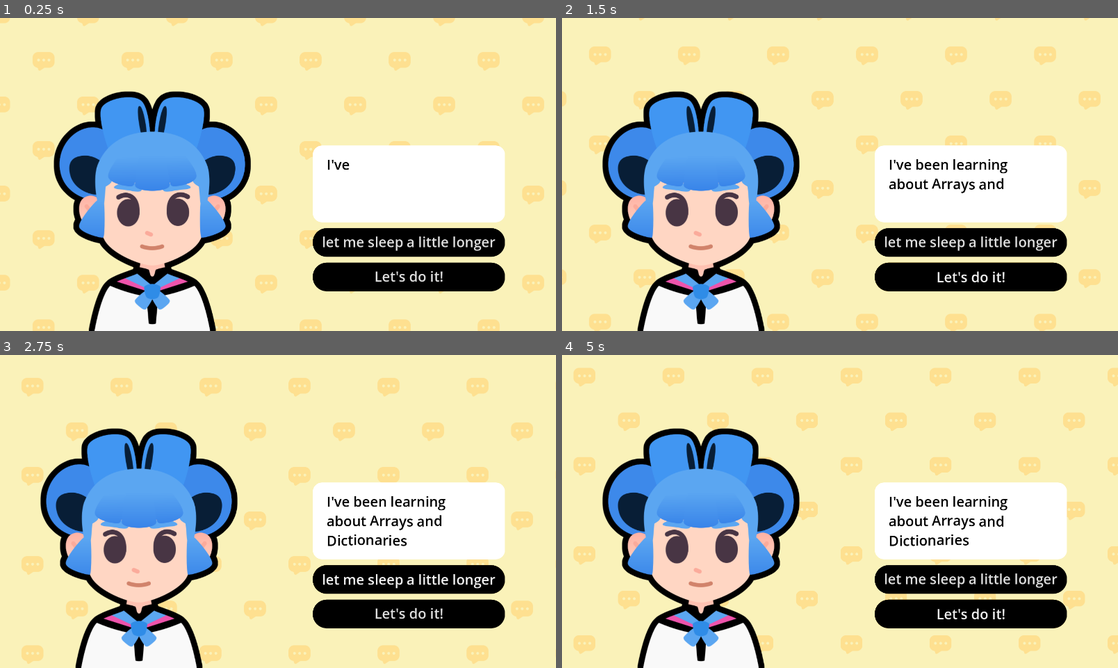
Above: before the commit, frames 1-4 (two rows, left to right).
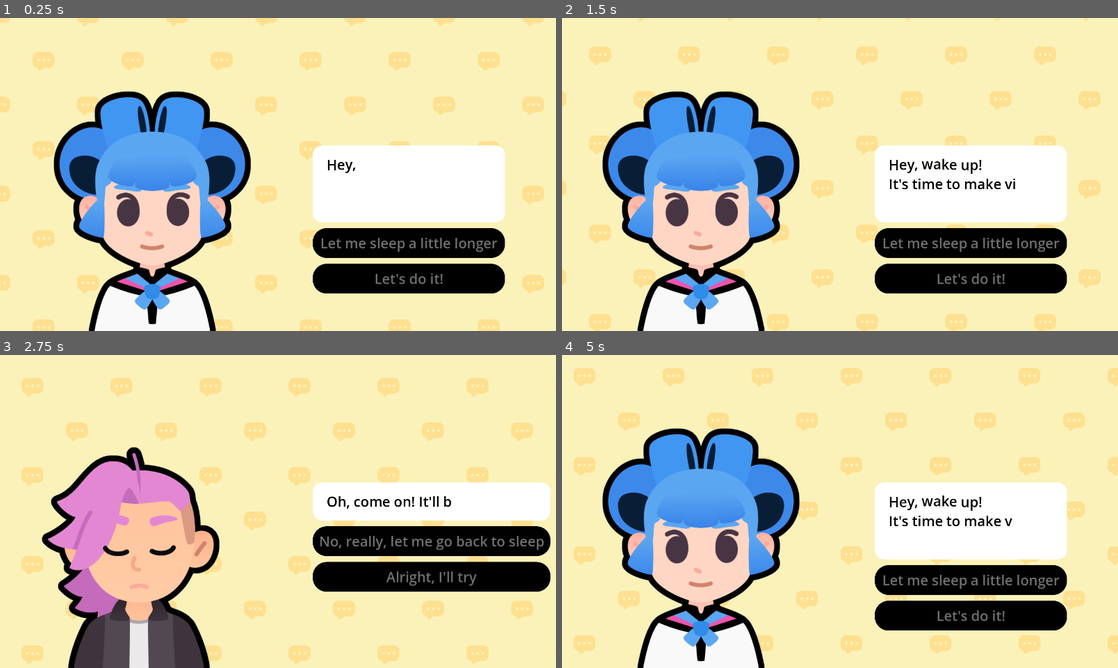
Above: after the commit, the same moments.

Repository: bryanmejiapalma/m8-starting-the-dialogue
Game: Godot game, scene res://lessons/dialogue.tscn
Same seed, same stepped clock (60 frames per second), same inputs: the game is played once before the commit and once after it. Sound files missing from this copy of the repository are replaced by a short silence.
Inputs (mouse positions are in pixels of both pictures, inside the frame that each line leads up to):
- Up to frame 1 (0.25 s): no input
- Up to frame 2 (1.5 s): click (973, 243) at 0.5 s, where only the run before the commit has a clickable "let me sleep a little longer"; click (973, 277) at 1.25 s, where only the run before the commit has a clickable "Let's do it!"
- Up to frame 3 (2.75 s): click (411, 580) at 2 s, where only the run after the commit has a clickable "Let me sleep a little longer"
- Up to frame 4 (5 s): click (973, 580) at 2.75 s, where only the run before the commit has a clickable "let me sleep a little longer"; click (995, 539) at 3.5 s, where only the run after the commit has a clickable "No, really, let me go back to…"; click (973, 614) at 4.25 s, where only the run before the commit has a clickable "Let's do it!"

The runs differ from the first frame. In frame 1, 1.6% of the frame differs, in the area x 56-91%, y 45-88%; in frame 2, 2.3%; in frame 3, 31%, in the area x 7-99%, y 23-100%; in frame 4, 2.6%.

Commit message:
M8L4(Finsihed)

Diff:
--- a/lessons/dialogue.gd
+++ b/lessons/dialogue.gd
@@ -11,50 +11,47 @@
 	"pink": preload ("res://assets/pink.png")
 }
 
-## An array of dictionaries. Each dictionary has three properties:
+## An array of dictionaries. Each dictionary has four properties:
 ## - expression: a [code]Texture[/code] containing an expression
 ## - text: a [code]String[/code] containing the text the character says
-## - character: a [code]Texture[/code] representing the character
+## - character: a [code]Texture[/code] representing the character, that we extract from the [code]bodies[/code] dictionary
+## - choices: a [code]dictionary[/code] with [code]String[/code] keys and [code]int[/code] values
 var dialogue_items: Array[Dictionary] = [
 	{
 		"expression": expressions["regular"],
-		"text": "I've been learning about [wave]Arrays and Dictionaries[/wave]",
-		"character": bodies["sophia"]
+		"text": "[wave]Hey, wake up![/wave]\nIt's time to make video games.",
+		"character": bodies["sophia"],
+		"choices": {
+			"Let me sleep a little longer": 2,
+			"Let's do it!": 1,
+		},
 	},
 	{
-		"expression": expressions["regular"],
-		"text": "How has it been going?",
-		"character": bodies["pink"]
+		"expression": expressions["happy"],
+		"text": "Great! Your first task will be to write a [b]dialogue tree[/b].",
+		"character": bodies["sophia"],
+		"choices": {
+			"I will do my best": 3,
+			"No, let me go back to sleep": 2,
+		},
 	},
 	{
 		"expression": expressions["sad"],
-		"text": "... Well... it is a little bit [shake]complicated[/shake]!",
-		"character": bodies["sophia"]
-	},
-	{
-		"expression": expressions["sad"],
-		"text": "Oh!",
-		"character": bodies["pink"]
-	},
-	{
-		"expression": expressions["regular"],
-		"text": "I believe in you!",
-		"character": bodies["pink"]
+		"text": "Oh, come on! It'll be fun.",
+		"character": bodies["pink"],
+		"choices": {
+			"No, really, let me go back to sleep": 0,
+			"Alright, I'll try": 1,
+		},
 	},
 	{
 		"expression": expressions["happy"],
-		"text": "If you stick to it, you'll eventually make it!",
-		"character": bodies["pink"]
+		"text": "That's the spirit! [wave]You can do it![/wave]",
+		"character": bodies["pink"],
+		"choices": {"Okay! (Quit)": - 1},
 	},
-	{
-		"expression": expressions["happy"],
-		"text": "That's it! Let's [tornado freq=3.0][rainbow val=1.0]GOOOOOO!!![/rainbow][/tornado]",
-		"character": bodies["sophia"]
-	}
 ]
 
-
-@onready var action_buttons_v_box_container: VBoxContainer = %ActionButtonsVBoxContainer
 ## UI element that shows the texts
 @onready var rich_text_label: RichTextLabel = %RichTextLabel
 ## Audio player that plays voice sounds while text is being written
@@ -63,13 +60,15 @@
 @onready var body: TextureRect = %Body
 ## The Expression
 @onready var expression: TextureRect = %Expression
+## The container for buttons
+@onready var action_buttons_v_box_container: VBoxContainer = %ActionButtonsVBoxContainer
 
 
 func _ready() -> void:
 	show_text(0)
 
-
-## Draws the current text to the rich text element
+## Draws the selected text
+## [param current_item_index] Displays the currently selected index from the dialogue array
 func show_text(current_item_index: int) -> void:
 	# We retrieve the current item from the array
 	var current_item := dialogue_items[current_item_index]
@@ -79,7 +78,7 @@
 	rich_text_label.text = current_item["text"]
 	expression.texture = current_item["expression"]
 	body.texture = current_item["character"]
-
+	create_buttons(current_item["choices"])
 	# We set the initial visible ratio to the text to 0, so we can change it in the tween
 	rich_text_label.visible_ratio = 0.0
 	# We create a tween that will draw the text
@@ -104,12 +103,36 @@
 	# We animate the character sliding in.
 	slide_in()
 
-	# Finally, we disable the next button until the text finishes displaying.
+	# We disable the buttons, and re-enable them after the text is shown
+	for button: Button in action_buttons_v_box_container.get_children():
+		button.disabled = true
+	tween.finished.connect(func() -> void:
+		for button: Button in action_buttons_v_box_container.get_children():
+			button.disabled = false
+	)
 
-
-
-## Progresses to the next slide.
-
+## Adds buttons to the buttons container
+## [param choices_data] A dictionary of [String] keys where each key represents
+##                      a sentence that the player can select, and each [int] value
+##                      represents a key for the next text item.
+func create_buttons(choices_data: Dictionary) -> void:
+	# We remove all previous buttons
+	for button in action_buttons_v_box_container.get_children():
+		button.queue_free()
+	# We loop over all the dictionary keys
+	for choice_text in choices_data:
+		var button := Button.new()
+		action_buttons_v_box_container.add_child(button)
+		button.text = choice_text
+		# We extract the target line index from the dictionary value
+		var target_line_idx: int = choices_data[choice_text]
+		if target_line_idx == - 1:
+			# If the target line index is -1, we want to quit
+			button.pressed.connect(get_tree().quit)
+		else:
+			# Otherwise we bind the target line index to the show_text function
+			# and use that in the pressed signal's connection
+			button.pressed.connect(show_text.bind(target_line_idx))
 
 ## Animates the character when they start talking
 func slide_in() -> void:
--- a/lessons/dialogue.tscn
+++ b/lessons/dialogue.tscn
@@ -83,6 +83,7 @@
 fit_content = true
 
 [node name="ActionButtonsVBoxContainer" type="VBoxContainer" parent="VBoxContainer"]
+unique_name_in_owner = true
 layout_mode = 2
 
 [node name="Button" type="Button" parent="VBoxContainer/ActionButtonsVBoxContainer"]
